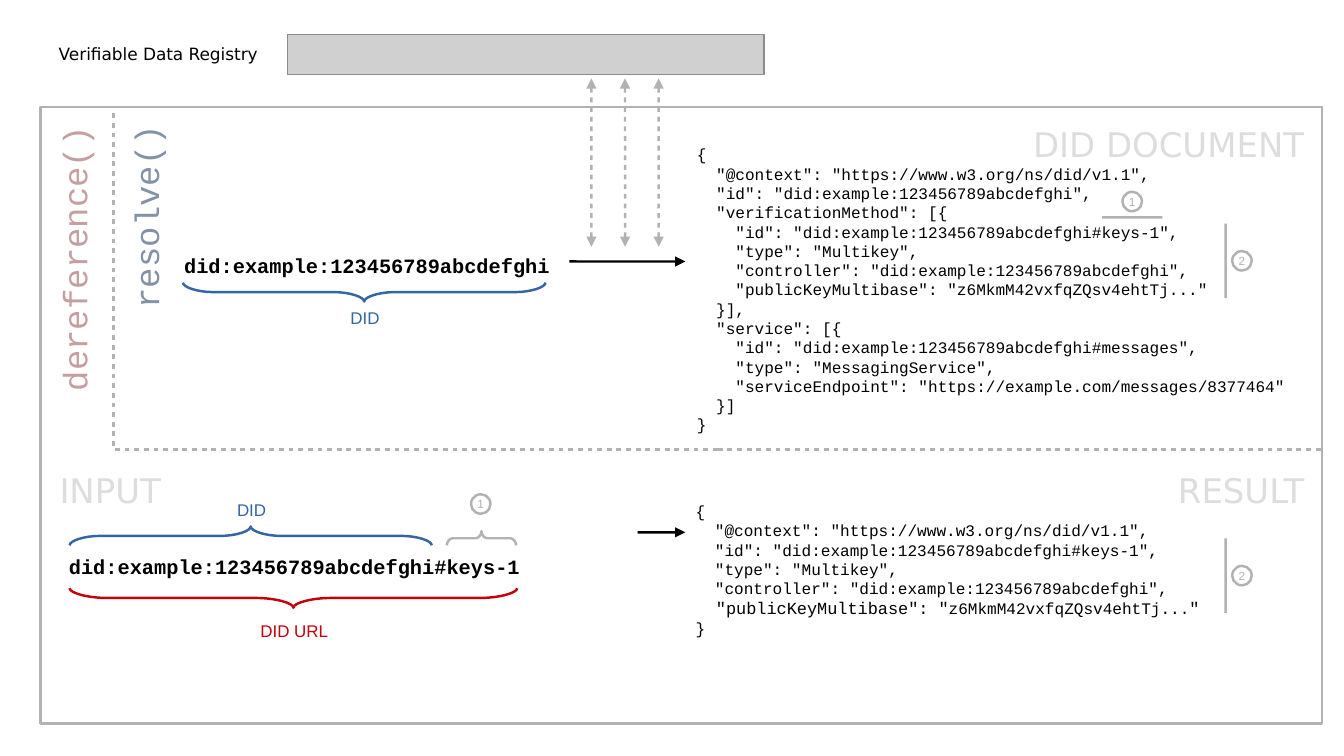
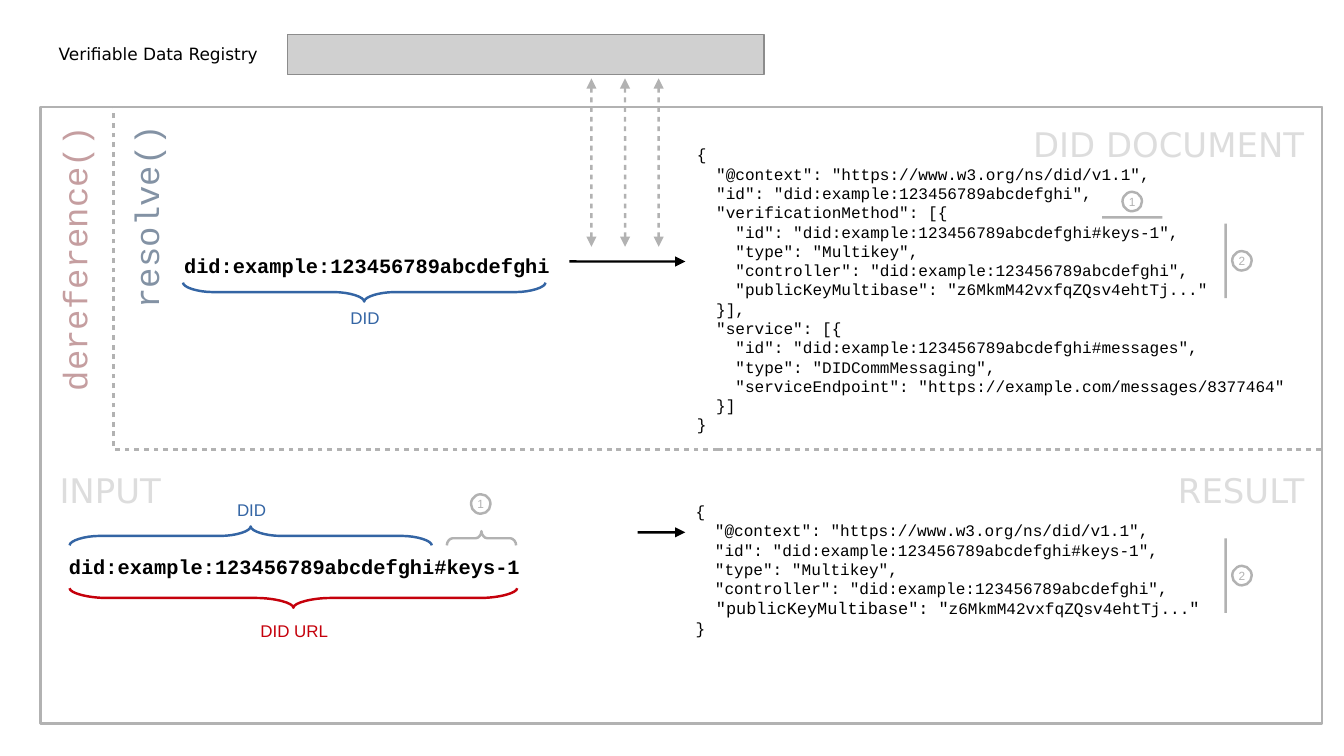
Before and after one commit to w3c/did-resolution, a slide deck: slide 1 of diagrams/section-5/example-dereference-to-verification-method.odp. Drawn at 1344x756 pixels with LibreOffice and Linux fonts; fonts in the diff are those of the drawing; grey boxes stand for pictures. Boxes give left, top, right and bottom in pixels: in the first picture for what was removed or moved away, otherwise in the second. Text is boxed around its words. In the diff, an @@ line names an element or a change of style, - is before the commit and + after.

Commit message:
Use service types from extension registry.

```diff
--- a/diagrams/section-5/example-dereference-to-verification-method.odp
+++ b/diagrams/section-5/example-dereference-to-verification-method.odp
@@ text at bbox=[735, 361, 996, 377]: text changed; text colour #000000 to #080808 @@
-"type": "MessagingService",
+"type": "DIDCommMessaging",
```
Also in this commit, not shown: 4 other files.
